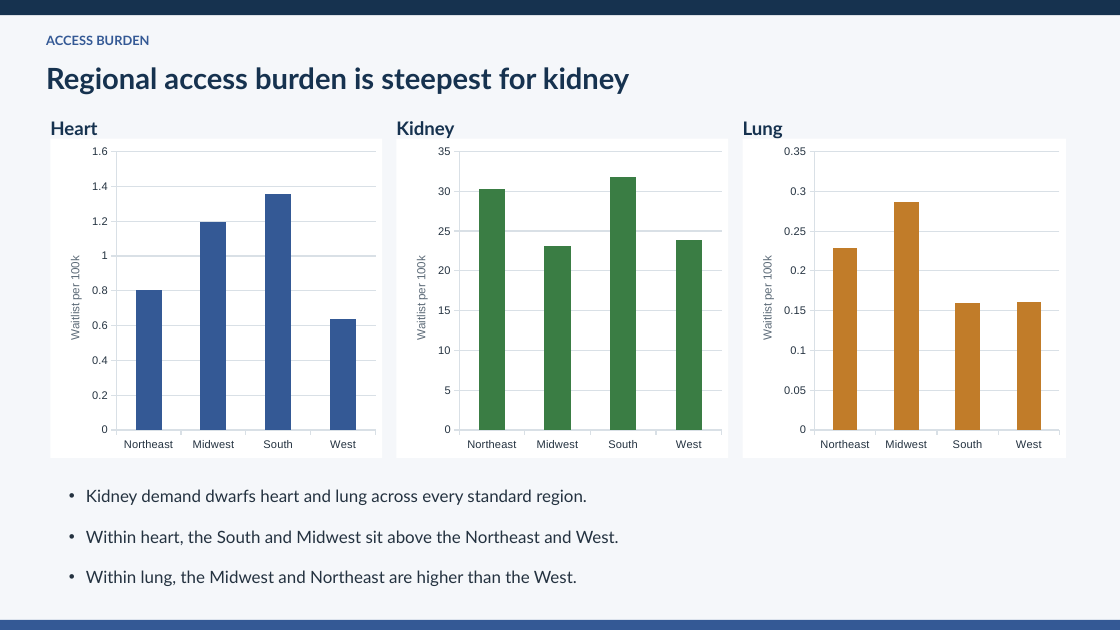
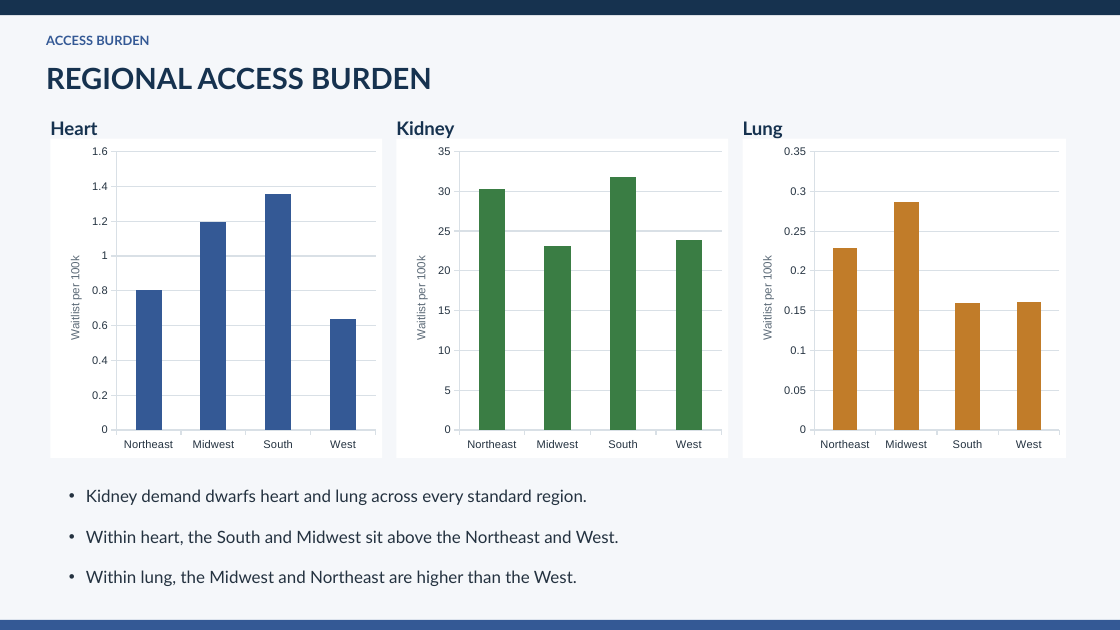
Before and after one commit to ansonrk/Capstone-DA16, a slide deck: slide 11 of DASHBOARD/transplant_equity_capstone_MVP.pptx (slide 7 before the commit). Drawn at 1120x630 pixels with LibreOffice and Linux fonts; fonts in the diff are those of the drawing. Boxes give left, top, right and bottom in pixels: in the first picture for what was removed or moved away, otherwise in the second. Text is boxed around its words. In the diff, an @@ line names an element or a change of style, - is before the commit and + after.

```diff
--- a/DASHBOARD/transplant_equity_capstone_MVP.pptx
+++ b/DASHBOARD/transplant_equity_capstone_MVP.pptx
@@ text at [46, 67, 432, 90]: text changed @@
-Regional access burden is steepest for kidney
+REGIONAL ACCESS BURDEN
```
Also in this commit, not shown: 6 other slides changed, 5 slides added, 2 slides removed, 2 other files.
